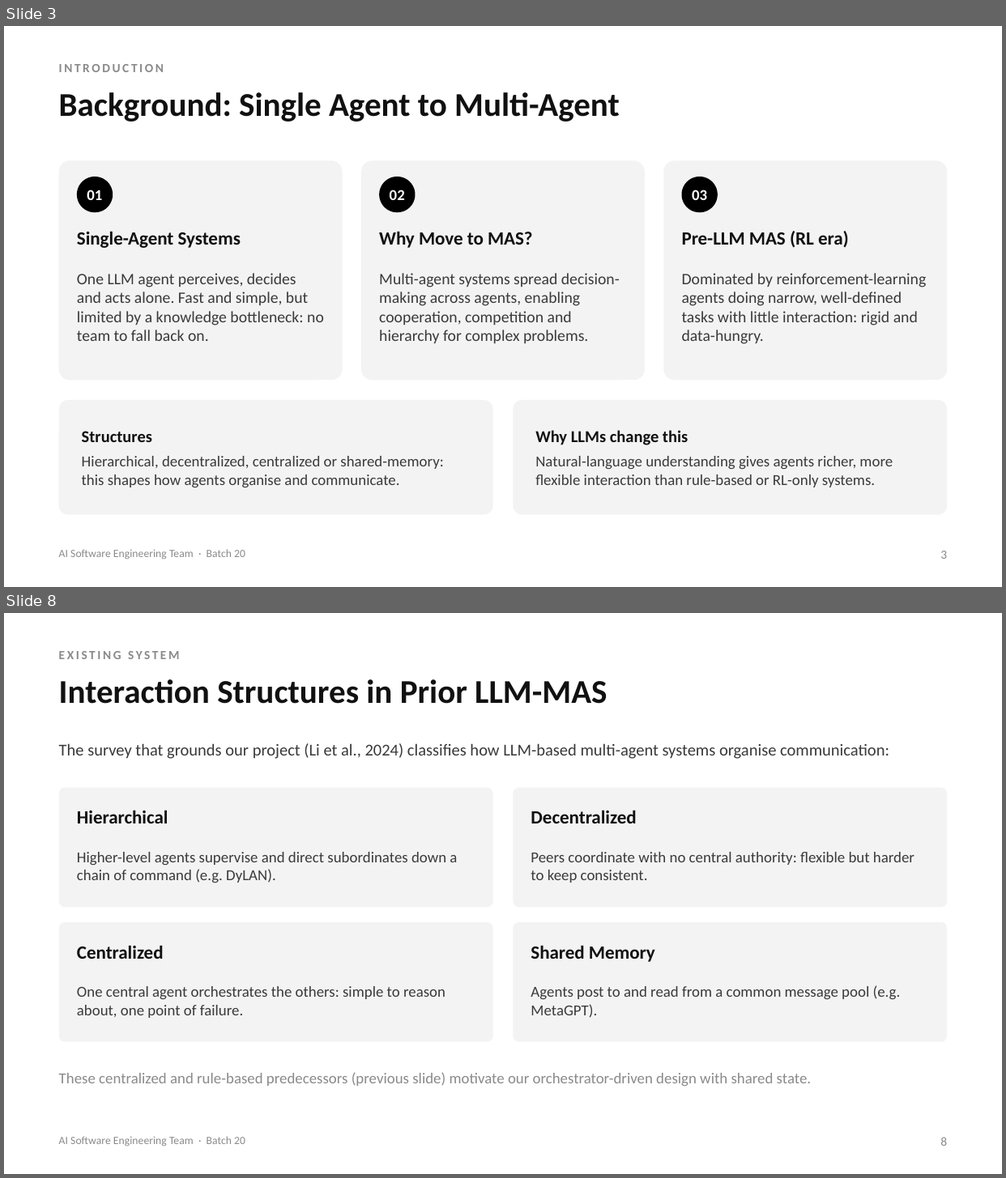
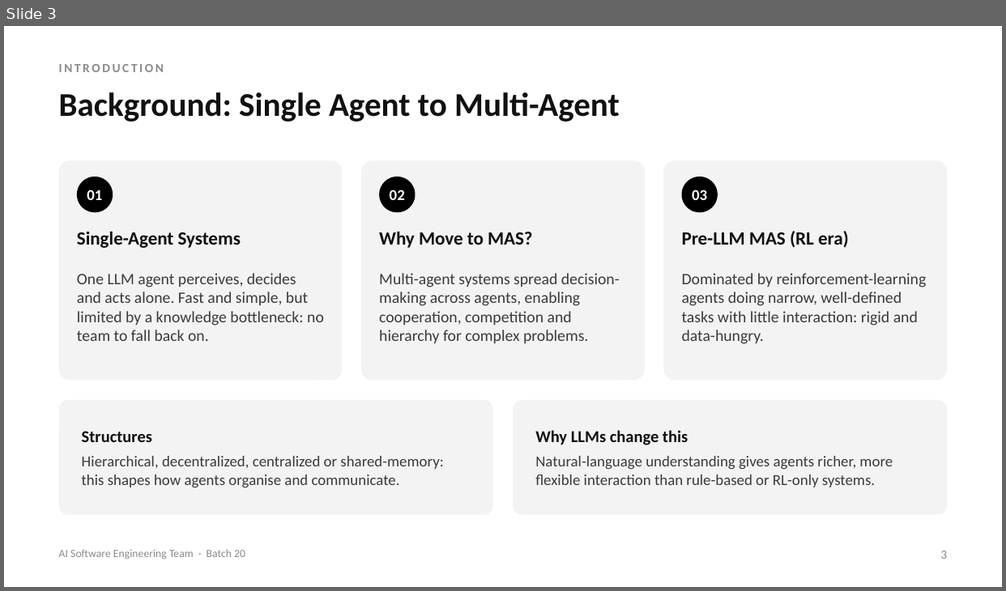
Before and after one commit to Varshith-092006/MAS, a slide deck: presentation/MAS_2nd_Review.pptx. Shown one above the other, each under a label of ours: slides 3 and 8 before the commit, slide 3 after it; the slides between them are not shown. The pictures are 1006x1178 and 1006x591 pixels, drawn with LibreOffice and Linux fonts; fonts in the diff are those of the drawing. Boxes give left, top, right and bottom in pixels: in the first picture for what was removed or moved away, otherwise in the second. Text is boxed around its words. In the diff, an @@ line names an element or a change of style, - is before the commit and + after.

```diff
--- a/presentation/MAS_2nd_Review.pptx
+++ b/presentation/MAS_2nd_Review.pptx
@@ slide 8 removed at box(4, 613, 1002, 1174), background #FFFFFF @@
@@ text removed at box(59, 651, 179, 659) @@
-EXISTING SYSTEM
@@ text removed at box(59, 679, 607, 704) @@
-Interaction Structures in Prior LLM-MAS
@@ text removed at box(59, 743, 889, 759) @@
-The survey that grounds our project (Li et al., 2024) classifies how LLM-based multi-agent systems organise communication:
@@ rounded rectangle removed at box(59, 788, 493, 907) @@
@@ rounded rectangle removed at box(513, 788, 947, 907) @@
@@ text removed at box(77, 810, 168, 824) @@
-Hierarchical
@@ text removed at box(530, 810, 636, 824) @@
-Decentralized
@@ text removed at box(77, 852, 457, 883) @@
-Higher-level agents supervise and direct subordinates down a chain of command (e.g. DyLAN).
@@ text removed at box(530, 852, 914, 883) @@
-Peers coordinate with no central authority: flexible but harder to keep consistent.
@@ rounded rectangle removed at box(59, 922, 493, 1042) @@
@@ rounded rectangle removed at box(513, 922, 947, 1042) @@
@@ text removed at box(77, 945, 164, 959) @@
-Centralized
@@ text removed at box(530, 945, 655, 962) @@
-Shared Memory
@@ text removed at box(77, 986, 445, 1018) @@
-One central agent orchestrates the others: simple to reason about, one point of failure.
@@ text removed at box(530, 986, 901, 1018) @@
-Agents post to and read from a common message pool (e.g. MetaGPT).
@@ text removed at box(59, 1072, 811, 1086) @@
-These centralized and rule-based predecessors (previous slide) motivate our orchestrator-driven design with shared state.
@@ text removed at box(59, 1136, 245, 1146) @@
-AI Software Engineering Team · Batch 20
@@ text removed at box(940, 1137, 947, 1146) @@
-8
```
Also in this commit, not shown: 16 slides changed, 8 slides added, 7 other slides removed, 7 other files.
